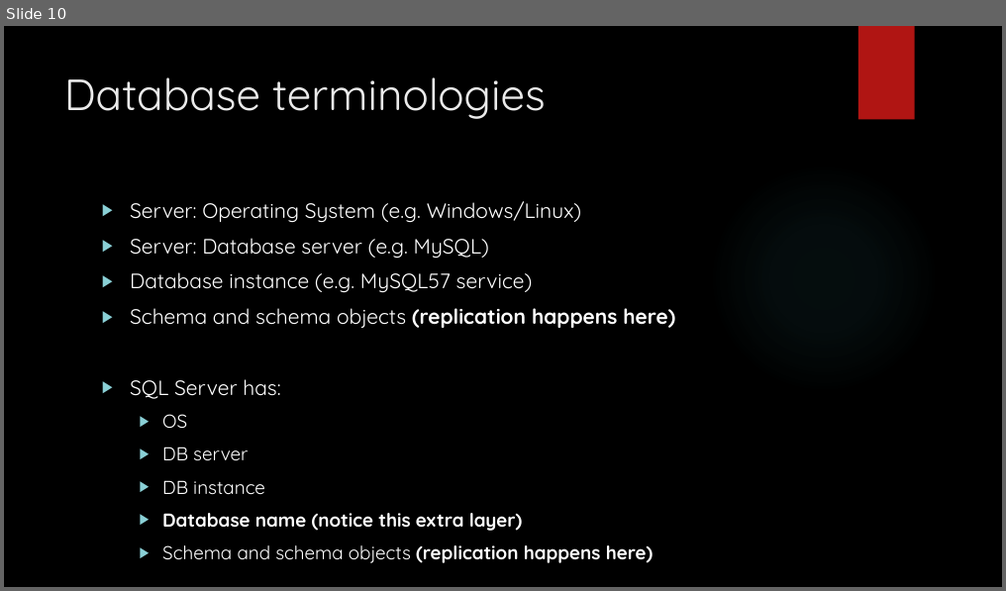
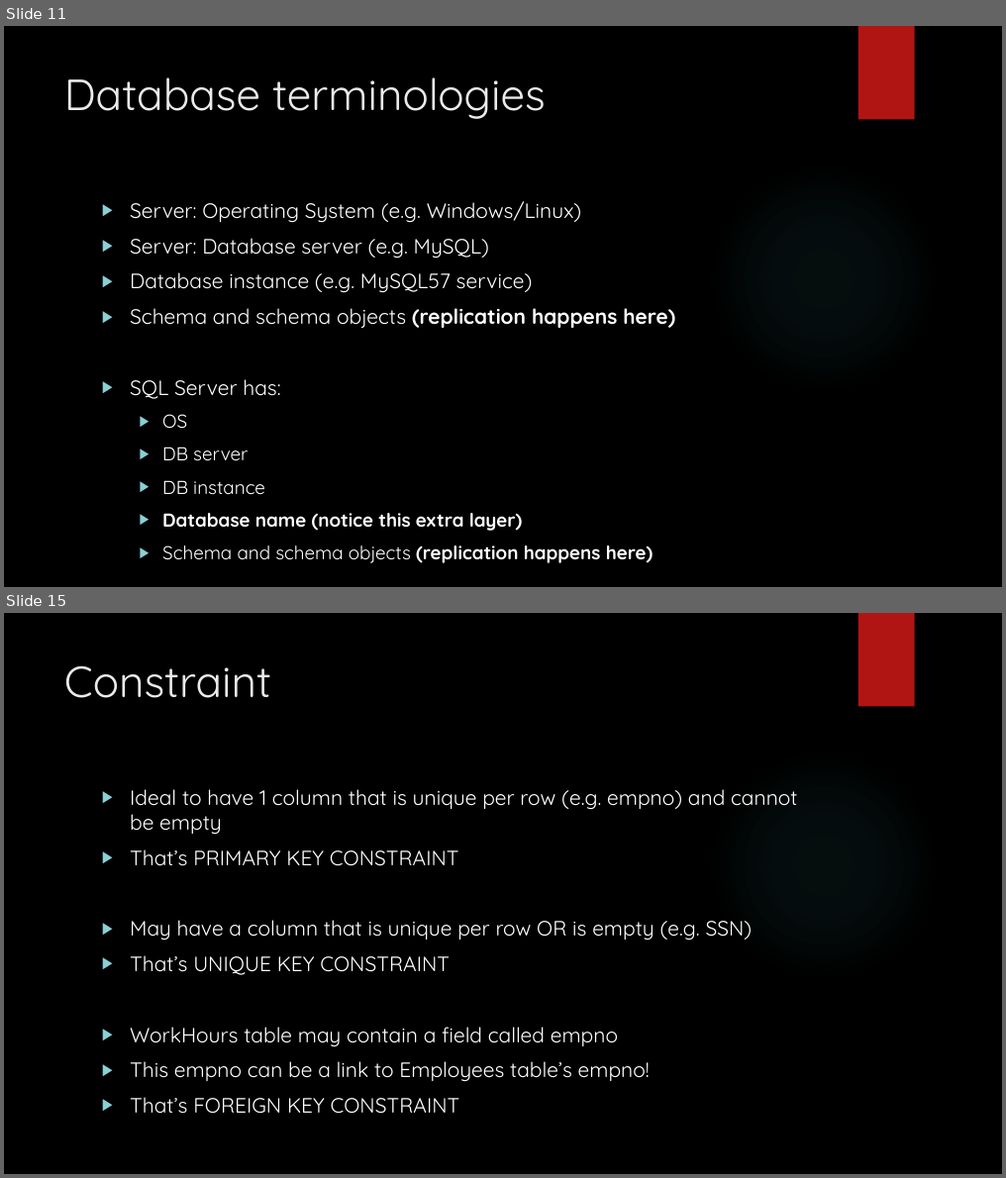
Before and after one commit to zedfoxus/database-bootcamp, a slide deck: Presentation/Database-Bootcamp-Presentation.pptx. Shown one above the other, each under a label of ours: slide 10 before the commit, slides 11 and 15 after it; the slides between them are not shown. The pictures are 1006x591 and 1006x1178 pixels, drawn with LibreOffice and Linux fonts; fonts in the diff are those of the drawing; background and template pictures are left out. Boxes give left, top, right and bottom in pixels: in the first picture for what was removed or moved away, otherwise in the second. Text is boxed around its words. In the diff, an @@ line names an element or a change of style, - is before the commit and + after.

Commit message:
Day 3 table creation

```diff
--- a/Presentation/Database-Bootcamp-Presentation.pptx
+++ b/Presentation/Database-Bootcamp-Presentation.pptx
@@ slide 15 added at [4,613,1002,1174], background picture (left out); not listed: 2 template elements that a slide beside it also shows @@
@@ title added at [64,665,271,698], 42 pt, text #EBEBEB @@
+Constraint
@@ text added at [130,789,797,1114], 20 pt, text #FFFFFF @@
+▶ Ideal to have 1 column that is unique per row (e.g. empno) and cannot be empty
+▶ That’s PRIMARY KEY CONSTRAINT
+▶ May have a column that is unique per row OR is empty (e.g. SSN)
+▶ That’s UNIQUE KEY CONSTRAINT
+▶ WorkHours table may contain a field called empno
+▶ This empno can be a link to Employees table’s empno!
+▶ That’s FOREIGN KEY CONSTRAINT
@@ what was slide 10 is now slide 11 @@
```
Also in this commit, not shown: 1 slide changed, 7 other slides added.
